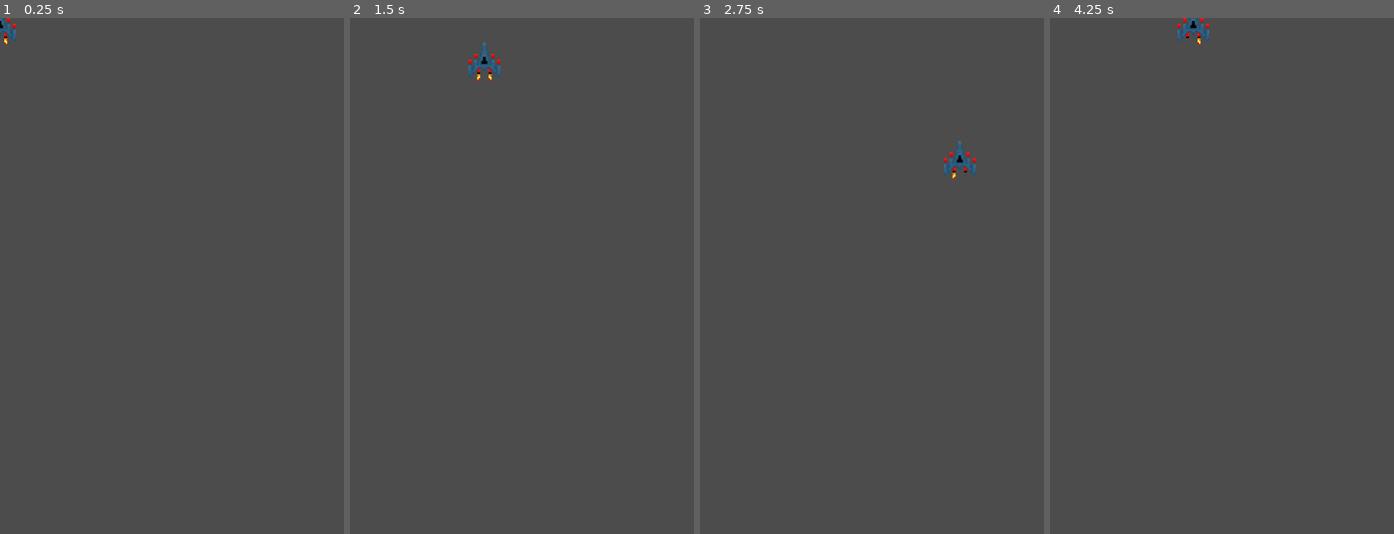
Above: before the commit, frames 1-4 (left to right).
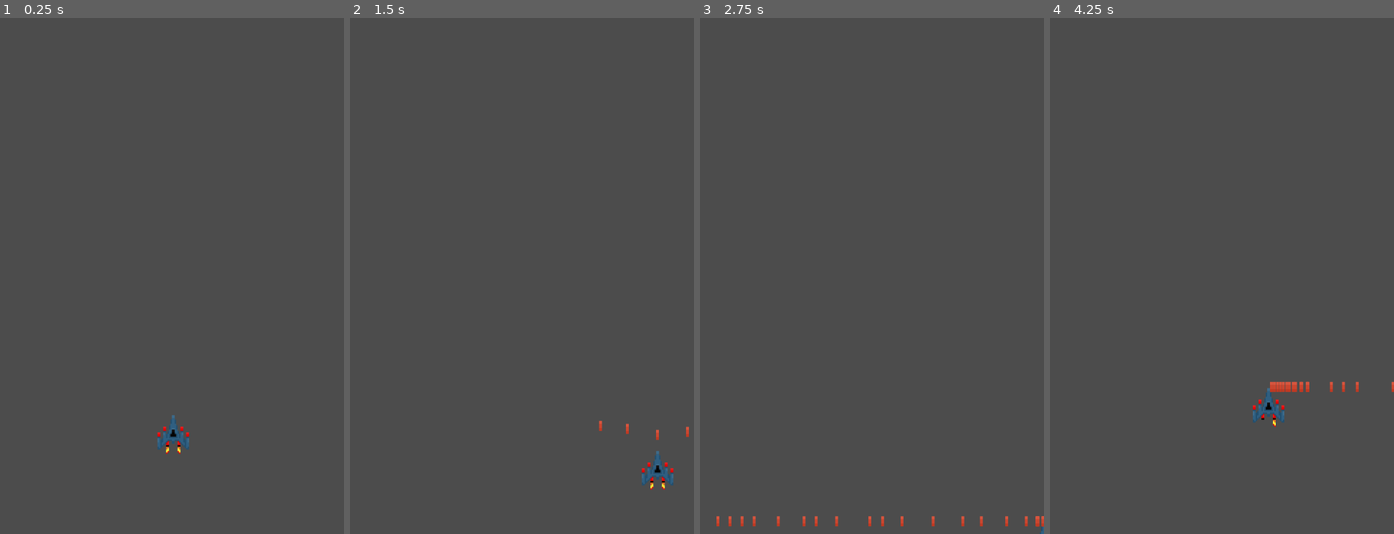
Above: after the commit, the same moments.

Repository: Mkhsx64/Godot-Games
Game: Godot game, scene res://Player.tscn
Same seed, same stepped clock (60 frames per second), same inputs: the game is played once before the commit and once after it. The project has no main scene, so this scene is started directly.
Inputs:
- Up to frame 1 (0.25 s): no input
- Up to frame 2 (1.5 s): tap Enter (ui_accept) at 0.5, 1.35 s; hold Right (ui_right) 0.53-1.28 s; hold Enter (ui_accept) 0.53-1.28 s; hold Down (ui_down) from 1.28 s (still down)
- Up to frame 3 (2.75 s): tap Enter (ui_accept) at 1.52, 1.82 s; release Down (ui_down) at 2.03 s; hold Right (ui_right) from 2.03 s (still down); hold Enter (ui_accept) from 2.03 s (still down)
- Up to frame 4 (4.25 s): release Right (ui_right) at 2.78 s; release Enter (ui_accept) at 2.78 s; hold Up (ui_up) 2.78-3.53 s; tap Enter (ui_accept) at 2.85, 3.02, 3.32 s; hold Left (ui_left) from 3.53 s (still down); hold Enter (ui_accept) from 3.53 s (still down)

The runs differ from the first frame. In frame 1, 0.5% of the frame differs, in the area x 0-55%, y 0-85%; in frame 2, 0.7%; in frame 3, 0.7%; in frame 4, 0.9%, in the area x 37-100%, y 0-80%.

Commit message:
Removed flare, Added bullet, scripted bullet animation with player
Removed flare effect as not needed. Added bullet scene and script. Added input for calling shoot function. Created physics for bullet travel. Not working but a start..

Diff:
--- /dev/null
+++ b/Galaga clone/Bullet.gd
@@ -0,0 +1,29 @@
+extends KinematicBody2D
+
+
+# Declare member variables here. Examples:
+var speed = 750
+var velocity = Vector2()
+
+
+# Called when the node enters the scene tree for the first time.
+#func _ready():
+
+func start(pos, dir):
+	rotation = dir
+	position = pos
+	velocity = Vector2(speed, 0).rotated(rotation)
+
+
+# Called every frame. 'delta' is the elapsed time since the previous frame.
+func _process(delta):
+	var collision = move_and_collide(velocity * delta)
+	if collision:
+		velocity = velocity.bounce(collision.normal)
+		if collision.collider.has_method("hit"):
+			collision.collider.hit()
+
+
+
+func _on_VisibilityNotifier2D_screen_exited():
+	queue_free()
--- /dev/null
+++ b/Galaga clone/Bullet.tscn
@@ -0,0 +1,31 @@
+[gd_scene load_steps=5 format=2]
+
+[ext_resource path="res://Bullet.gd" type="Script" id=1]
+[ext_resource path="res://laser.png" type="Texture" id=2]
+
+[sub_resource type="SpriteFrames" id=1]
+animations = [ {
+"frames": [ ExtResource( 2 ) ],
+"loop": true,
+"name": "laser",
+"speed": 5.0
+} ]
+
+[sub_resource type="CapsuleShape2D" id=2]
+radius = 2.1772
+height = 13.0093
+
+[node name="Bullet" type="KinematicBody2D"]
+script = ExtResource( 1 )
+
+[node name="AnimatedSprite" type="AnimatedSprite" parent="."]
+frames = SubResource( 1 )
+animation = "laser"
+
+[node name="CollisionShape2D" type="CollisionShape2D" parent="."]
+shape = SubResource( 2 )
+
+[node name="VisibilityNotifier2D" type="VisibilityNotifier2D" parent="."]
+position = Vector2( 0.145992, 0.437981 )
+scale = Vector2( 1.0146, 1.0438 )
+[connection signal="screen_exited" from="VisibilityNotifier2D" to="." method="_on_VisibilityNotifier2D_screen_exited"]
--- a/Galaga clone/Player.gd
+++ b/Galaga clone/Player.gd
@@ -5,7 +5,7 @@
 # Declare member variables here. Examples:
 export var speed = 250
 var screen_size
-var is_shooting
+var Bullet = preload("res://Bullet.tscn")
 
 
 # Called when the node enters the scene tree for the first time.
@@ -30,6 +30,8 @@
 		$AnimatedSprite.play("idle")
 	if velocity.length() > 0:
 		velocity = velocity.normalized() * speed
+	if Input.is_action_pressed("ui_accept"):
+		shoot()
 	else:
 		$AnimatedSprite.play("idle")
 
@@ -37,7 +39,11 @@
 	position.x = clamp(position.x, 0, screen_size.x)
 	position.y = clamp(position.y, 0, screen_size.y)
 
-
+# function to control shooting
+func shoot():
+	var b = Bullet.instance()
+	b.start($Muzzle.global_position, rotation)
+	get_parent().add_child(b)
 
 func _on_Player_body_entered():
 	hide()
--- a/Galaga clone/Player.tscn
+++ b/Galaga clone/Player.tscn
@@ -29,10 +29,8 @@
 height = 0.557869
 
 [node name="Player" type="Area2D"]
+position = Vector2( 241.748, 570.251 )
 script = ExtResource( 2 )
-__meta__ = {
-"_edit_group_": true
-}
 
 [node name="AnimatedSprite" type="AnimatedSprite" parent="."]
 frames = SubResource( 1 )
@@ -40,4 +38,10 @@
 
 [node name="CollisionShape2D" type="CollisionShape2D" parent="."]
 shape = SubResource( 2 )
+
+[node name="Muzzle" type="Position2D" parent="."]
+position = Vector2( -0.203903, -16.7204 )
+__meta__ = {
+"_edit_group_": true
+}
 [connection signal="body_entered" from="." to="." method="_on_Player_body_entered"]
--- a/Galaga clone/flare.tscn
+++ b/Galaga clone/flare.tscn
@@ -13,20 +13,6 @@
 [sub_resource type="Animation" id=2]
 resource_name = "fade_out"
 length = 0.5
-tracks/0/type = "method"
-tracks/0/path = NodePath(".")
-tracks/0/interp = 1
-tracks/0/loop_wrap = true
-tracks/0/imported = false
-tracks/0/enabled = true
-tracks/0/keys = {
-"times": PoolRealArray( 0.2 ),
-"transitions": PoolRealArray( 1 ),
-"values": [ {
-"args": [  ],
-"method": "hide"
-} ]
-}
 
 [node name="flare" type="AnimatedSprite"]
 position = Vector2( 0.397217, 0.397209 )
Binary file added: Galaga clone/laser.png
Not shown, added: Galaga clone/laser.png.import
